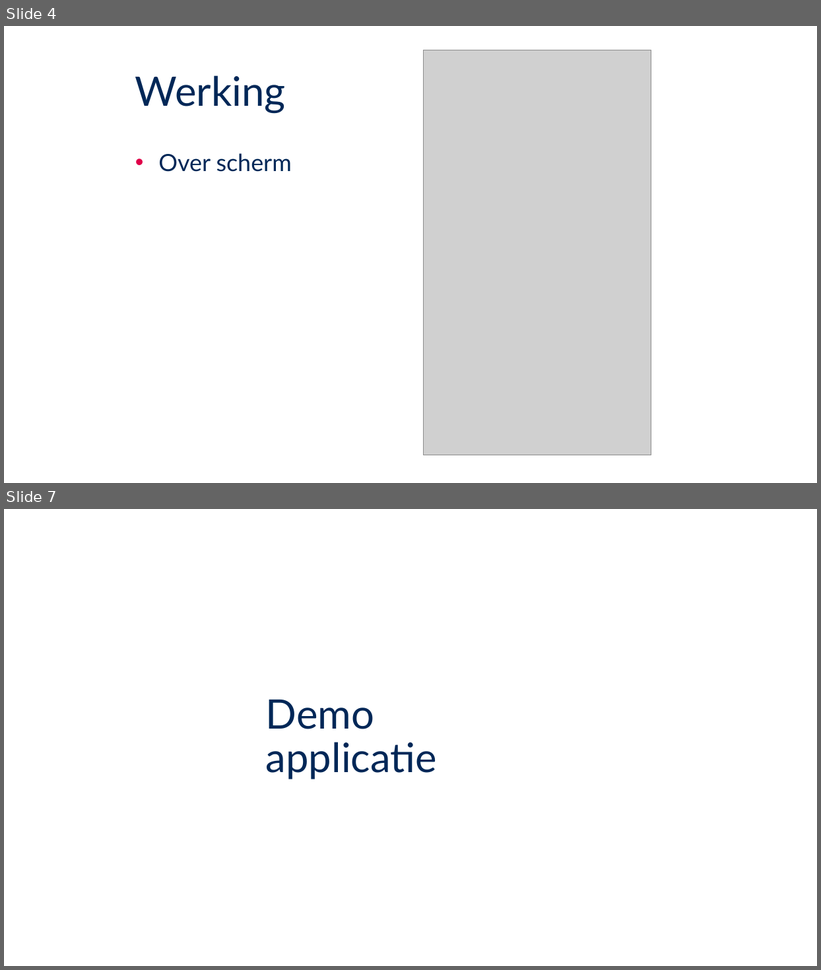
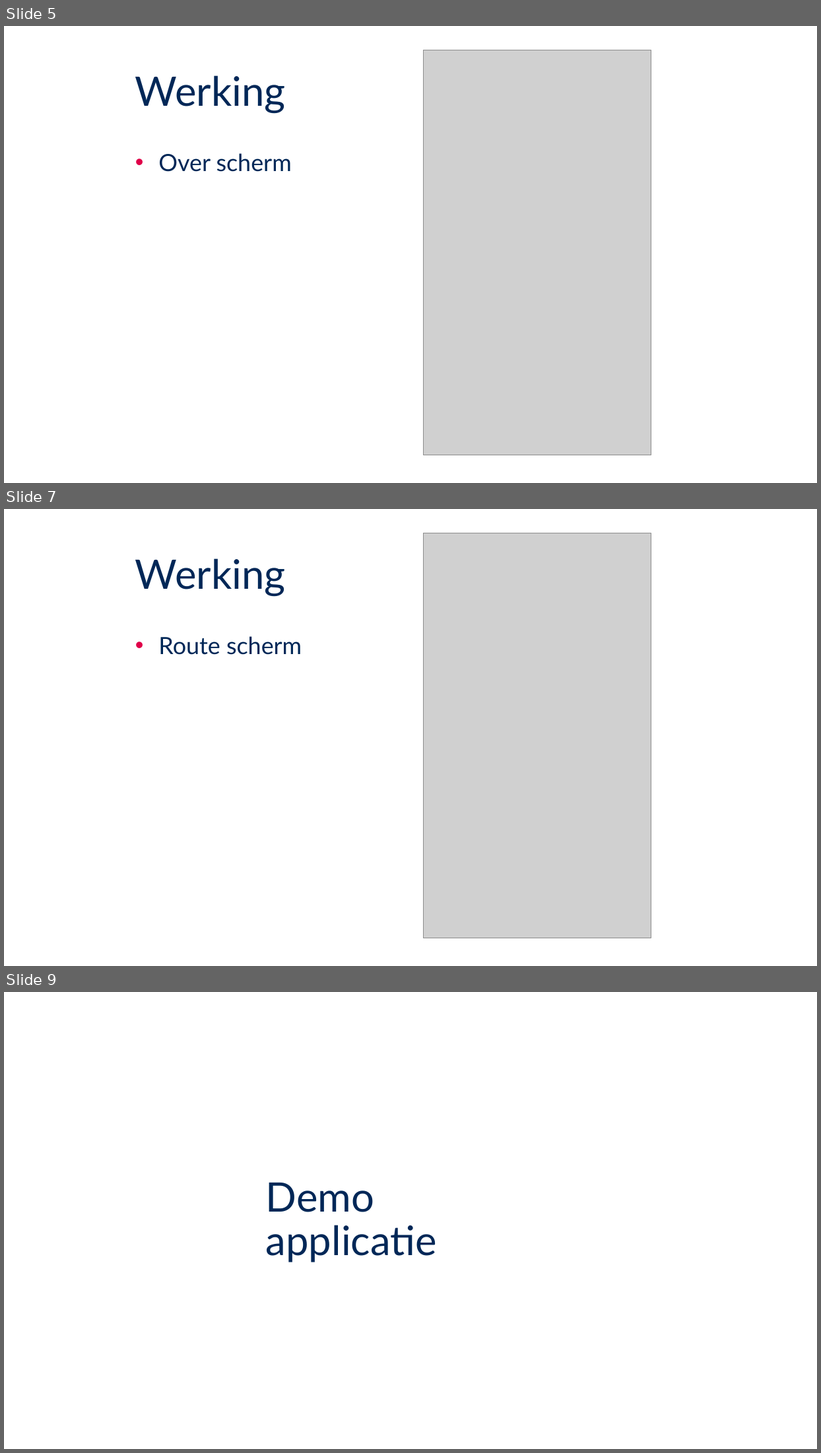
Before and after one commit to jensMole/MobieleApp, a slide deck: Documenten/Mobiele app.pptx. Shown one above the other, each under a label of ours: slides 4 and 7 before the commit, slides 5, 7 and 9 after it; the slides between them are not shown. The pictures are 821x970 and 821x1453 pixels, drawn with LibreOffice and Linux fonts; fonts in the diff are those of the drawing; grey boxes stand for pictures; background and template pictures are left out. Boxes give left, top, right and bottom in pixels: in the first picture for what was removed or moved away, otherwise in the second. Text is boxed around its words. In the diff, an @@ line names an element or a change of style, - is before the commit and + after.

```diff
--- a/Documenten/Mobiele app.pptx
+++ b/Documenten/Mobiele app.pptx
@@ slide 7 added at box(4, 509, 817, 966), background #FFFFFF @@
@@ picture added at box(424, 533, 651, 939) @@
@@ title added at box(135, 559, 286, 597), 48 pt, text #002757 @@
+Werking
@@ text added at box(158, 636, 302, 655), 28 pt, text #002757 @@
+• Route scherm
@@ what was slide 4 is now slide 5 @@
@@ what was slide 7 is now slide 9 @@
```
Also in this commit, not shown: 2 other slides added, 1 slide removed, 7 other files.
